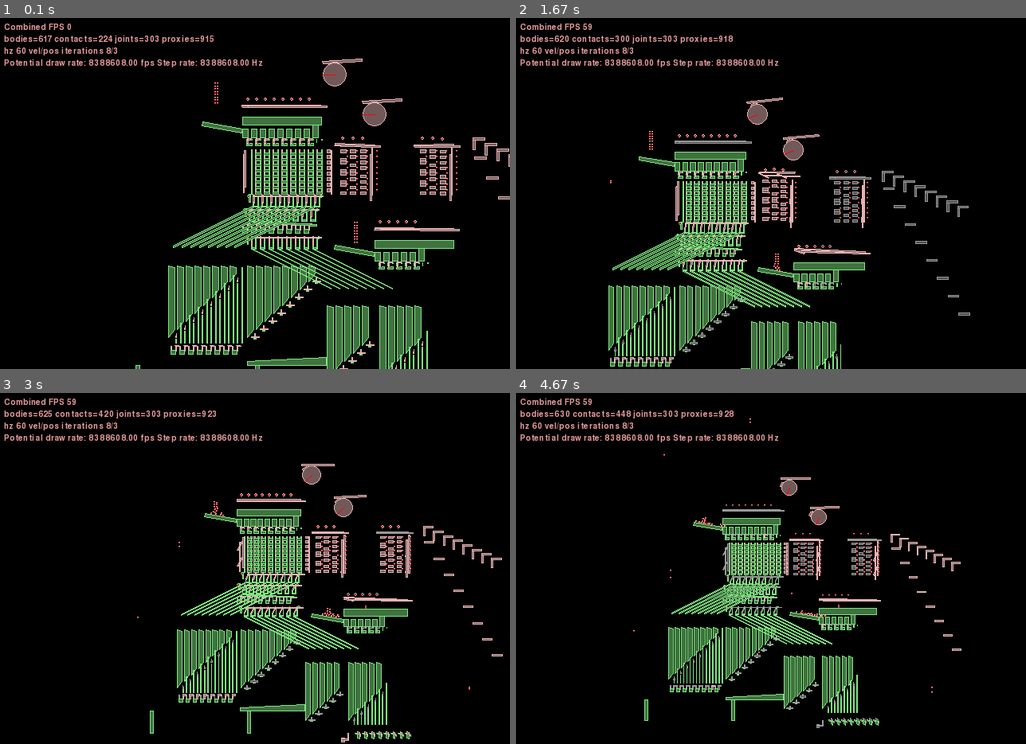
Above: before the commit, frames 1-4 (two rows, left to right).
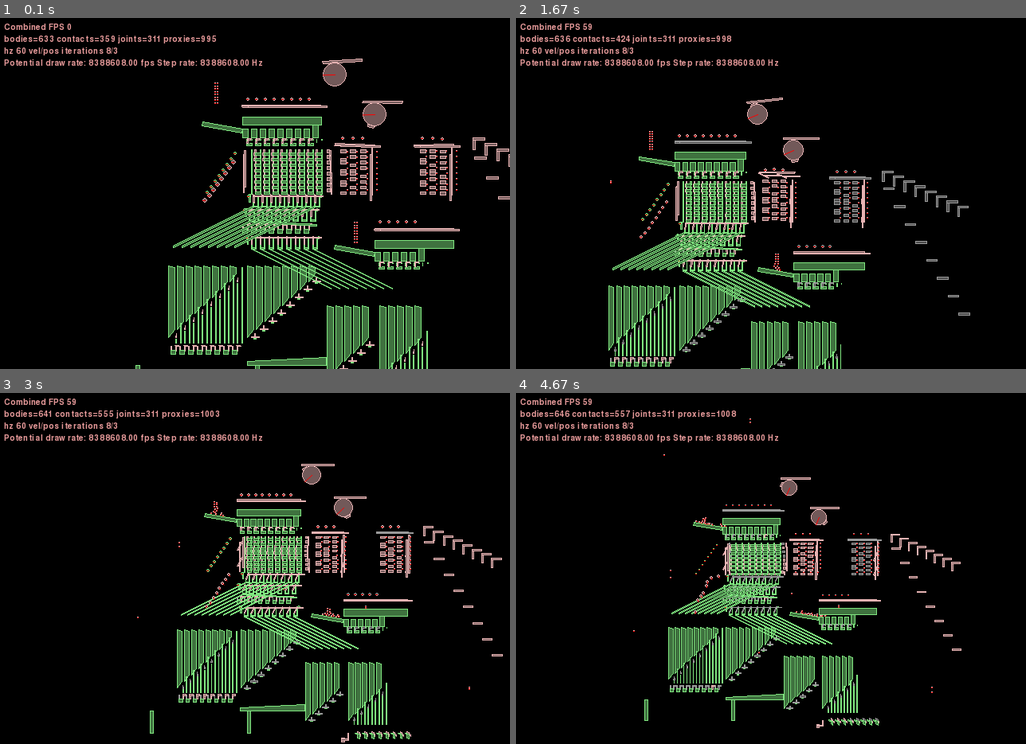
Above: after the commit, the same moments.

Repository: jmacarthur/box2d-ssem
Game: pygame game, started from main.py
Two runs of this game, one before a commit and one after it. Both use one fixed random seed, a clock stepped at 60 frames per second and the inputs below.
Inputs (mouse positions are in pixels of both pictures, inside the frame that each line leads up to):
- Up to frame 1 (0.1 s): no input
- Up to frame 2 (1.67 s): hold Right 0.33-0.8 s; move the mouse to (750, 193) at 0.37 s; hold Up 0.83-1.13 s; move the mouse to (771, 204) at 0.87 s; tap Space at 0.9, 1.23, 1.53 s; tap X at 0.98 s; hold Right 1.17-1.63 s; move the mouse to (648, 179) at 1.2 s
- Up to frame 3 (3 s): hold Left 1.67-2.2 s; move the mouse to (306, 638) at 1.7 s; tap Space at 1.73, 2.03, 2.3, 2.63, 2.93 s; hold Down 2.23-2.53 s; move the mouse to (96, 642) at 2.27 s; tap X at 2.38 s; hold Left 2.57-2.97 s; move the mouse to (443, 687) at 2.6 s
- Up to frame 4 (4.67 s): hold Up 3-3.37 s; move the mouse to (832, 586) at 3.03 s; tap Space at 3.07, 3.47, 3.77, 4.13, 4.53 s; hold Right 3.4-4.03 s; move the mouse to (781, 424) at 3.43 s; tap X at 3.55 s; hold Down 4.07-4.43 s; move the mouse to (648, 477) at 4.1 s; hold Left from 4.47 s (still down); move the mouse to (745, 652) at 4.5 s

The runs differ from the first frame. In frame 1, 0.9% of the frame differs, in the area x 8-83%, y 4-61%; in frame 2, 0.7%; in frame 3, 0.6%; in frame 4, 1.1%, in the area x 8-72%, y 4-96%.

Commit message:
Add bias weights to memory

Diff:
--- a/main.py
+++ b/main.py
@@ -310,14 +310,32 @@
 
         row_ejector_fixtures = []
         for col in range(0,8):
+            ejector = fixtureDef(shape=makeBox(22*col,0,14,7), density=1.0, filter=filter(groupIndex=1, categoryBits=0x0002, maskBits=0xFFFE))
+            row_ejector_fixtures.append(ejector)
+        row_ejector_fixtures.append(fixtureDef(shape=makeBox(22*8+14,0,3,13), density=1.0, filter=filter(groupIndex=1, categoryBits=0x0002, maskBits=0xFFFE)))
+
+        for col in range(0,8):
             row_ejector_fixtures.append(fixtureDef(shape=makeBox(22*col,0,14,7), density=1.0, filter=filter(groupIndex=1, categoryBits=0x0002, maskBits=0xFFFE)))
-        row_ejector_fixtures.append(fixtureDef(shape=makeBox(22*8+14,0,3,13), density=1.0, filter=filter(groupIndex=1, categoryBits=0x0002, maskBits=0xFFFE)))
 
         ejectors = []
         for col in range(0,8):
             ejector = self.add_multifixture(row_ejector_fixtures, 0, 14*col)
+            ejector.attachment_point = (22*col, 0)
             ejectors.append(ejector)
             self.slide_joint(ejector, groundBody, (1,0), 0, 14)
+
+        # Add weights which bias the rows
+        for col in range(0,8):
+            circleX = xpos-120+10*col
+            circleY = ypos+14*col+5
+            self.add_static_circle(circleX, circleY, 5)
+            weight = self.add_dynamic_circle(circleX-5, circleY-20, 6, density=50.0)
+            self.pulley_joint(ejectors[col],
+                              weight,
+                              ejectors[col].attachment_point,
+                              weight.attachment_point,
+                              (circleX,circleY+5),
+                              (circleX-5,circleY))
 
 
         self.memory_followers = []
@@ -404,7 +422,9 @@
         return self.world.CreateStaticBody(fixtures=fixtureDef(shape=circleShape(radius=radius*self.scale, pos=(xpos*self.scale, ypos*self.scale)), filter=filter))
 
     def add_dynamic_circle(self, xpos, ypos, radius, density=1.0, filter=filters[0]):
-        return self.world.CreateDynamicBody(fixtures=fixtureDef(shape=circleShape(radius=radius*self.scale, pos=(xpos*self.scale,ypos*self.scale)), density=density, filter=filter))
+        circle = self.world.CreateDynamicBody(fixtures=fixtureDef(shape=circleShape(radius=radius*self.scale, pos=(xpos*self.scale,ypos*self.scale)), density=density, filter=filter))
+        circle.attachment_point = (xpos*self.scale, ypos*self.scale)
+        return circle
 
     def add_dynamic_polygon(self, vertices, xpos, ypos, filter=filters[0]):
         translated_vertices = self.translate_points(vertices, xpos, ypos)
@@ -427,6 +447,16 @@
                 axis=axis, lowerTranslation=limit1*self.scale,
                 upperTranslation=limit2*self.scale, enableLimit=True)
 
+    def pulley_joint(self, bodyA, bodyB, attachmentA, attachmentB, groundA, groundB):
+        self.world.CreatePulleyJoint(
+            bodyA=bodyA,
+            bodyB=bodyB,
+            anchorA = (attachmentA[0]*self.scale, attachmentA[1]*self.scale),
+            anchorB = (attachmentB[0]*self.scale, attachmentB[1]*self.scale),
+            groundAnchorA = (groundA[0]*self.scale, groundA[1]*self.scale),
+            groundAnchorB = (groundB[0]*self.scale, groundB[1]*self.scale),
+            ratio=1.0)
+
     def add_multifixture(self, fixtures, xpos=0, ypos=0):
         # Multifixtures are a bit tricky - we have to go inside the shape data to scale it.
         new_fixtures = []
@@ -498,11 +528,14 @@
 	                                   collideConnected=False)
 
 
-    def add_cam(self, xpos, ypos, attachment_body, follower_len):
-        """ Very basic function which just adds a motorised circle at the moment """
+    def add_cam(self, xpos, ypos, attachment_body, follower_len, phase=0):
+        """ Very basic function which just adds a motorised circle with a bump.
+        phase is between 0 and 1 and adjusts initial rotation. """
+
         radius = 30
         disc_fixture = fixtureDef(shape=circleShape(radius=radius, pos=(0,0)),density=1.0,filter=filters[0])
         bump_polygon = self.translate_points([ (-10,-3), (-7,3), (7, 3), (10,-3) ], 0, radius)
+        bump_polygon = rotate_polygon(bump_polygon, phase*360)
         bump_fixture = fixtureDef(shape=polygonShape(vertices=bump_polygon),density=1.0,filter=filters[0])
         cam_body = self.add_multifixture([disc_fixture, bump_fixture], xpos, ypos)
         self.revolving_joint(attachment_body, cam_body, (xpos,ypos), motor=0.25, force=50)
@@ -596,7 +629,7 @@
         # Cams
 
         # Cam 1: Fires memory injector, reading PC into address reg.
-        follower_body = self.add_cam(300,200, groundBody, 100)
+        follower_body = self.add_cam(300,200, groundBody, 100, phase=0.45)
         self.distance_joint(follower_body, mem_injector_raiser, follower_body.attachment_point, mem_injector_raiser.attachment_point)
 
         # Cam 2: Main memory lifter
